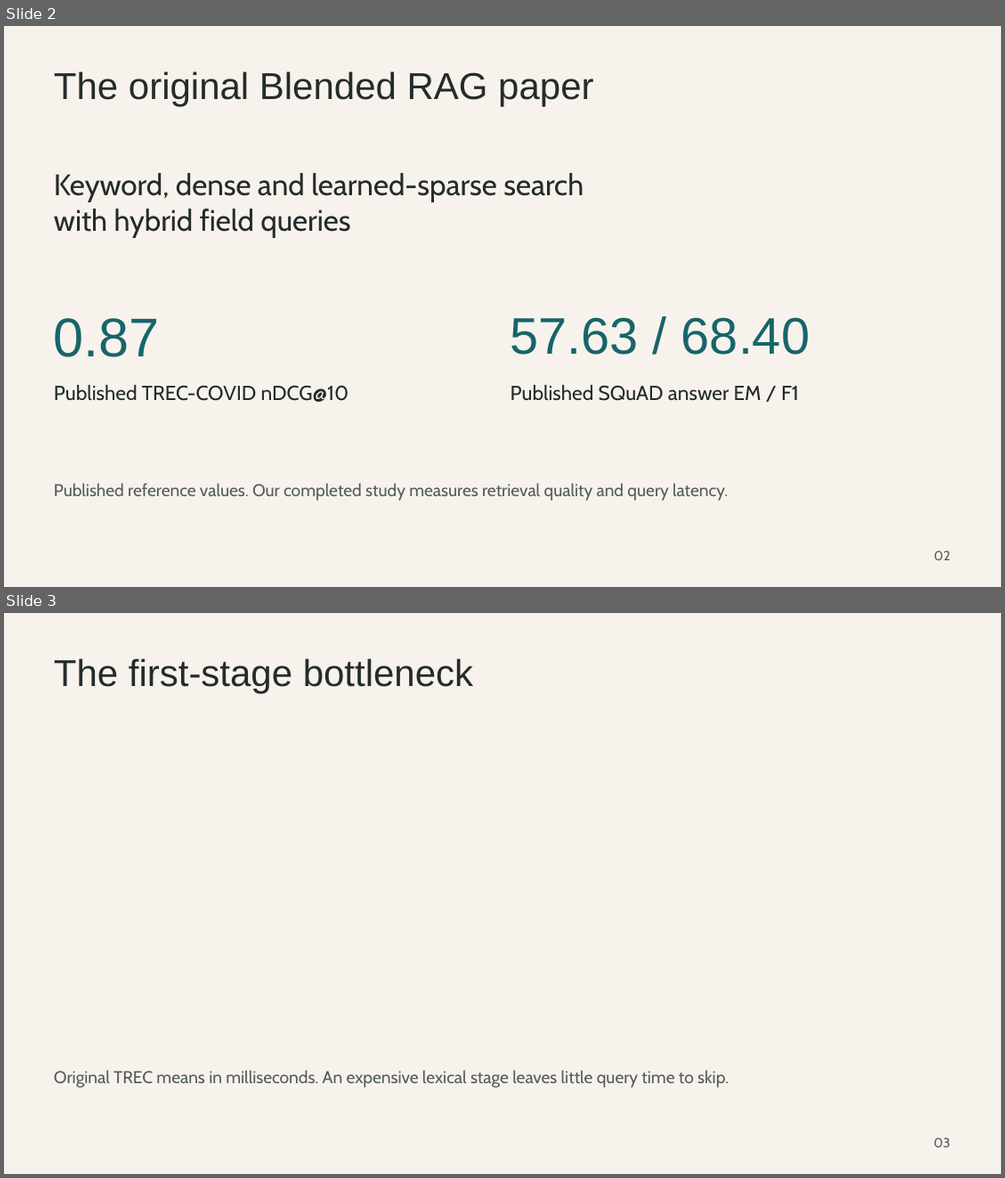
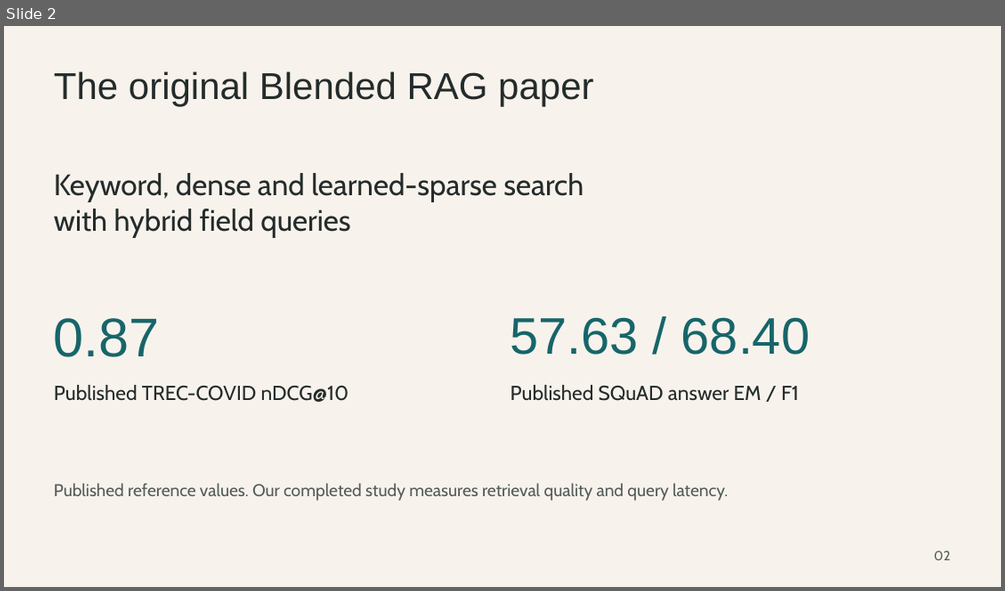
Before and after one commit to aliomar139/rag-research, a slide deck: docs/submission/research_presentation.pptx. Shown one above the other, each under a label of ours: slides 2 and 3 before the commit, slide 2 after it. The pictures are 1005x1178 and 1005x591 pixels, drawn with LibreOffice and Linux fonts; fonts in the diff are those of the drawing. Boxes give left, top, right and bottom in pixels: in the first picture for what was removed or moved away, otherwise in the second. Text is boxed around its words. In the diff, an @@ line names an element or a change of style, - is before the commit and + after.

```diff
--- a/docs/submission/research_presentation.pptx
+++ b/docs/submission/research_presentation.pptx
@@ slide 3 removed at (4, 613, 1001, 1174), background #F7F3EC @@
@@ text removed at (54, 658, 473, 693) @@
-The first-stage bottleneck
@@ text removed at (54, 1070, 728, 1087) @@
-Original TREC means in milliseconds. An expensive lexical stage leaves little query time to skip.
@@ text removed at (933, 1137, 950, 1147) @@
-03
```
Also in this commit, not shown: 19 slides changed, 2 slides added, 16 other files.
